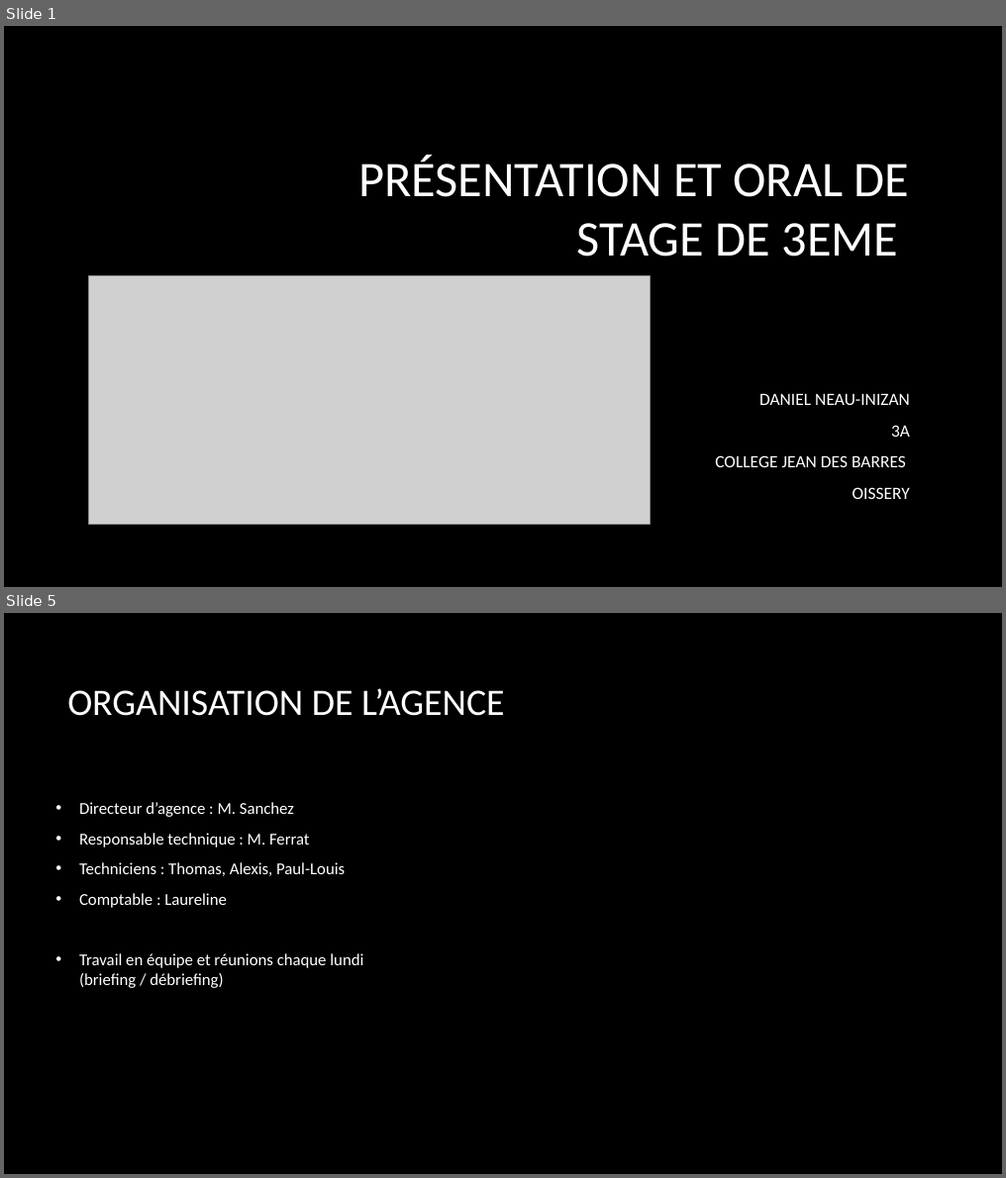
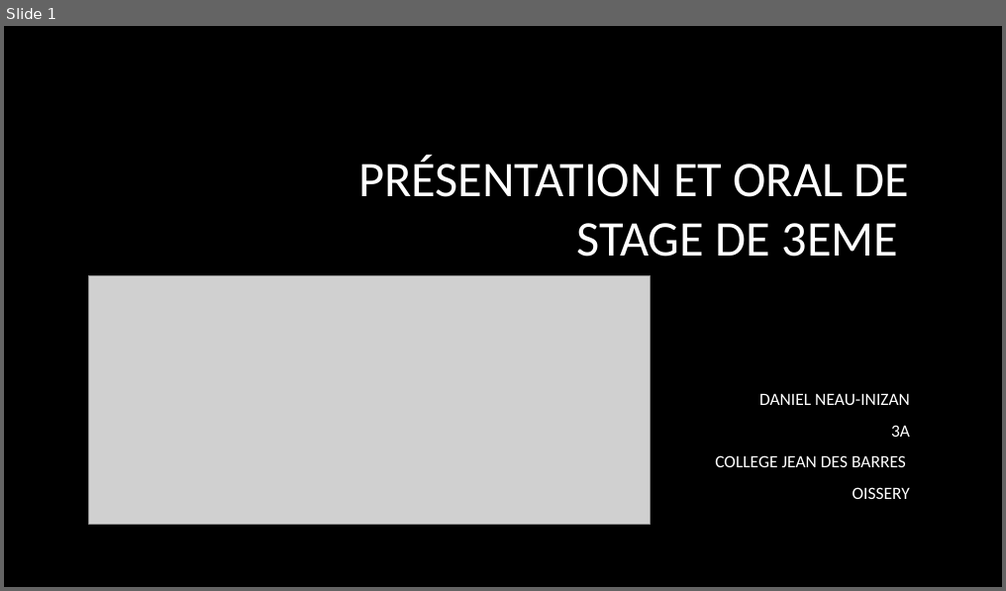
Before and after one commit to dneau-dev/oral_de_stage, a slide deck: Présentation_et_oral_de_stage_de_3eme_final.pptx. Shown one above the other, each under a label of ours: slides 1 and 5 before the commit, slide 1 after it; the slides between them are not shown. The pictures are 1006x1178 and 1006x591 pixels, drawn with LibreOffice and Linux fonts; fonts in the diff are those of the drawing; grey boxes stand for pictures; background and template pictures are left out. Boxes give left, top, right and bottom in pixels: in the first picture for what was removed or moved away, otherwise in the second. Text is boxed around its words. In the diff, an @@ line names an element or a change of style, - is before the commit and + after.

```diff
--- a/Présentation_et_oral_de_stage_de_3eme_final.pptx
+++ b/Présentation_et_oral_de_stage_de_3eme_final.pptx
@@ slide 5 removed at bbox=[4, 613, 1002, 1174], background picture (left out) @@
@@ title removed at bbox=[67, 688, 505, 716] @@
-ORGANISATION DE L’AGENCE
@@ text removed at bbox=[79, 802, 363, 988] @@
-• Directeur d’agence : M. Sanchez
-• Responsable technique : M. Ferrat
-• Techniciens : Thomas, Alexis, Paul-Louis
-• Comptable : Laureline
-• Travail en équipe et réunions chaque lundi (briefing / débriefing)
```
Also in this commit, not shown: 6 slides changed, 1 slide added, 4 other slides removed.
